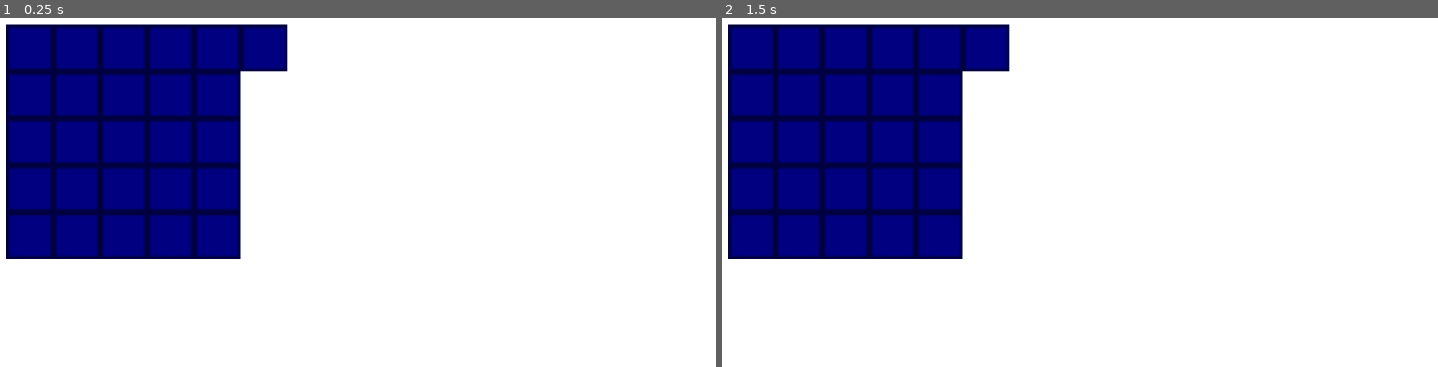
Above: before the commit, frames 1-2 (left to right).
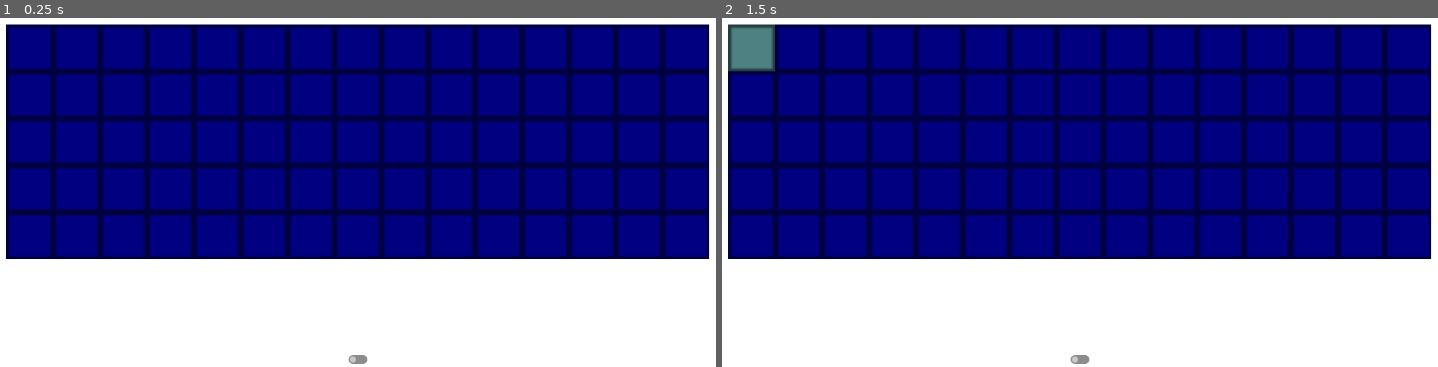
Above: after the commit, the same moments.

Repository: Zheltog/world-of-chunks
Game: Godot game, scene res://Scenes/main.tscn
Same seed, same stepped clock (60 frames per second), same inputs: the game is played once before the commit and once after it.
Inputs (mouse positions are in pixels of both pictures, inside the frame that each line leads up to):
- Up to frame 1 (0.25 s): no input
- Up to frame 2 (1.5 s): click (750, 49) at 0.52 s; click (750, 49) at 1.27 s

The runs differ from the first frame. In frame 1, 43% of the frame differs, in the area x 33-100%, y 1-100%; in frame 2, 44%, in the area x 0-100%, y 1-100%.
Error before the commit: Invalid assignment of index '75' (on base: 'Array') with value of type 'Node2D (Cell)'. (res://Scripts/Field.gd:54)

Commit message:
field of clickable cells

Diff:
--- a/Scenes/cell.tscn
+++ b/Scenes/cell.tscn
@@ -16,3 +16,5 @@
 [node name="Sprite2D" type="Sprite2D" parent="."]
 self_modulate = Color(0, 0, 1, 1)
 texture = ExtResource("2_4gicn")
+
+[connection signal="button_down" from="Button" to="." method="_on_button_button_down"]
--- a/Scenes/main.tscn
+++ b/Scenes/main.tscn
@@ -12,10 +12,22 @@
 anchors_preset = 15
 anchor_right = 1.0
 anchor_bottom = 1.0
-offset_right = 128.0
-offset_bottom = 72.0
 grow_horizontal = 2
 grow_vertical = 2
 
 [node name="Field" type="Node2D" parent="."]
 script = ExtResource("1_g2pcm")
+
+[node name="CheckButton" type="CheckButton" parent="."]
+anchors_preset = 7
+anchor_left = 0.5
+anchor_top = 1.0
+anchor_right = 0.5
+anchor_bottom = 1.0
+offset_left = -22.0
+offset_top = -24.0
+offset_right = 22.0
+grow_horizontal = 2
+grow_vertical = 0
+
+[connection signal="toggled" from="CheckButton" to="." method="_on_check_button_toggled"]
--- a/Scripts/Cell.gd
+++ b/Scripts/Cell.gd
@@ -16,6 +16,10 @@
 	_initial_size_y = _sprite.texture.get_height()
 
 
+func _process(delta):
+	pass
+
+
 func set_coordinates(x: int, y: int):
 	_x = x
 	_y = y
@@ -25,5 +29,13 @@
 	scale = Vector2(size_x / _initial_size_x, size_y / _initial_size_y)
 
 
-func _process(delta):
-	pass
+func light_up():
+	_sprite.self_modulate = Color(1, 1, 1, 1)
+
+
+func shoot():
+	_sprite.self_modulate = Color(0, 0, 0, 1)
+
+
+func _on_button_button_down():
+	EventBus.cell_clicked.emit(_x, _y)
--- /dev/null
+++ b/Scripts/EventBus.gd
@@ -0,0 +1,4 @@
+extends Node
+
+
+signal cell_clicked(x: int, y: int)
--- a/Scripts/Field.gd
+++ b/Scripts/Field.gd
@@ -28,8 +28,16 @@
 	var screen_width = get_viewport_rect().size.x
 	var screen_height = get_viewport_rect().size.y
 	_center = Vector2(screen_width / 2, screen_height / 2)
-	_cell_size = screen_width / (cells_num_hor + 2)
+	_cell_size = min(screen_width / (_cells_num_hor + 2), screen_height / (_cells_num_ver + 2))
 	_init_cells()
+
+
+func light_up_cell(x: int, y: int):
+	_cells[y * _cells_num_hor + x].light_up()
+
+
+func shoot_cell(x: int, y: int):
+	_cells[y * _cells_num_hor + x].shoot()
 
 
 func _init_cells():
@@ -38,20 +46,22 @@
 
 	_cells.clear()
 	_cells.resize(_cells_num_hor * _cells_num_ver)
+
 	var left_top_x = _center.x - (_cells_num_hor * _cell_size / 2)
 	var left_top_y = _center.y - (_cells_num_ver * _cell_size / 2)
 	var init_pos_x = left_top_x + _cell_size / 2
 	var init_pos_y = left_top_y + _cell_size / 2
 
-	for x in range(_cells_num_hor):
-		for y in range(_cells_num_ver):
+	for y in range(_cells_num_ver):
+		for x in range(_cells_num_hor):
 			var cell: Cell = _cell_scene.instantiate()
 			add_child(cell)
 			cell.set_size(_cell_size, _cell_size)
 			cell.set_coordinates(x, y)
 			cell.name = str("Cell[", x, ",", y, "]")
 			cell.position = Vector2(init_pos_x + x * _cell_size, init_pos_y + y * _cell_size)
-			_cells[x * _cells_num_hor + y] = cell
+			print(cell.name)
+			_cells[y * _cells_num_hor + x] = cell
 
 
 func _destroy_old_cells():
--- a/Scripts/GameController.gd
+++ b/Scripts/GameController.gd
@@ -8,12 +8,37 @@
 
 
 var _field: Field
+var _cell_click_type: CellClickType
+
+
+enum CellClickType { ROCKET, GUN }
 
 
 func _ready():
+	EventBus.cell_clicked.connect(_on_cell_clicked)
+
 	_field = get_node("Field")
 	_field.init(cells_num_hor, cells_num_ver)
 
 
 func _process(delta):
 	pass
+
+
+func _on_cell_clicked(x: int, y: int):
+	if _cell_click_type == CellClickType.ROCKET:
+		_try_light_up_cell(x, y)
+	elif _cell_click_type == CellClickType.GUN:
+		_try_shoot_cell(x, y)
+
+
+func _try_light_up_cell(x: int, y: int):
+	_field.light_up_cell(x, y)
+
+
+func _try_shoot_cell(x: int, y: int):
+	_field.shoot_cell(x, y)
+
+
+func _on_check_button_toggled(button_pressed: bool):
+	_cell_click_type = CellClickType.GUN if button_pressed else CellClickType.ROCKET
--- a/project.godot
+++ b/project.godot
@@ -15,6 +15,10 @@
 config/features=PackedStringArray("4.1", "GL Compatibility")
 config/icon="res://icon.svg"
 
+[autoload]
+
+EventBus="*res://Scripts/EventBus.gd"
+
 [display]
 
 window/size/viewport_width=1280
